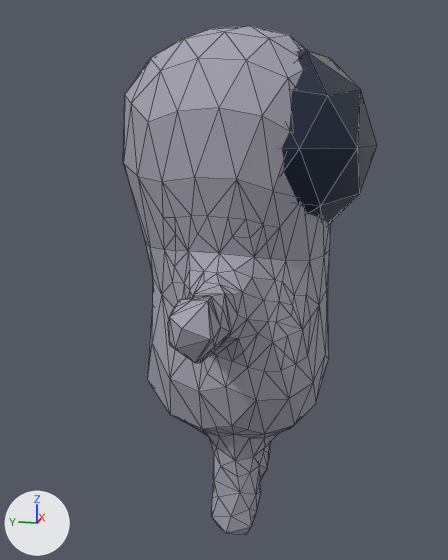
One commit to the glTF model Spaceman/Spaceman.gltf: the scene before it, then after it.
The view is the same before and after, from a 50 mm lens placed at (-5.56, -0.98, 1.06), pointed at (0.02, 0.14, -0.33). Every picture has the same lights, and +X, +Y and +Z are marked at lower left. Mesh edges are drawn as thin lines. Vertices at the same position are counted once.
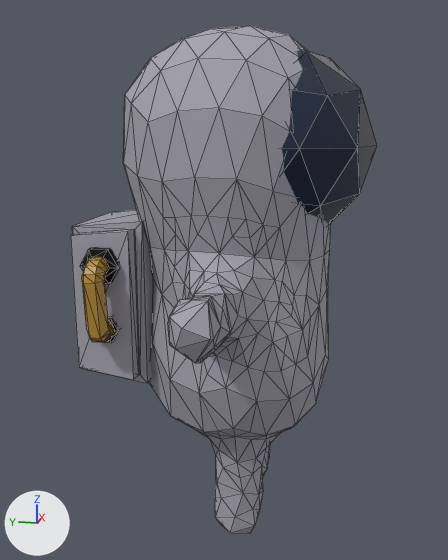
Changed parts and their boxes [x1, y1, x2, y2] in the pictures (448 x 560 px; the box of a moved part takes in the faces that stretch with it):
'Icosphere', reshaped (20% wider): before [123, 26, 377, 534]; after [71, 26, 377, 533]
part 1 of me_icosphere, added: after [80, 247, 121, 343]
part 2 of me_icosphere, added: after [71, 210, 153, 383]
part 3 of me_icosphere, moved or reshaped: before [148, 342, 294, 534]; after [148, 342, 295, 533]

The edits, one by one:
Material 'Hose' (mat_hose) is new.
Its base color is (0.487, 0.279, 0.0369) (orange #b99036).
Material 'Metal' (mat_metal) is new.
Its base color is (0.0311, 0.0311, 0.0311) (black #313131).
Its metallic is 1.0.
Its roughness is 0.906.
me_icosphere is used by ob_icosphere; location (0.0, -0.057, -1.623).
me_icosphere had 509 vertices, 1010 faces and spanned x -1.89..1.89, y -1.14..1.08, z -1.1..3.51.
me_icosphere now has 625 vertices, 1234 faces and spans x -1.89..1.89, y -1.14..1.46, z -1.1..3.51.
me_icosphere part 1: a new loose piece of 84 vertices spanning x -0.92..-0.35, y 0.96..1.31, z 0.84..1.68.
me_icosphere part 2: a new loose piece of 32 vertices spanning x -0.63..0.61, y 0.8..1.46, z 0.42..1.91, in mat_material_002 (grey #a4a3af).
Part 3, on me_icosphere:
5 vertices in x -0.54..-0.29, y -0.16..0.22, z -0.9..-0.36 move by (0.02, -0.02, -0.02).
5 vertices in x -0.55..-0.23, y -0.4..0.58, z -0.35..0.14 move by (0.0, -0.01, -0.01).
5 vertices in x -0.83..-0.52, y -0.3..0.15, z -0.15..0.23 move by (0.0, -0.02, -0.02).
4 vertices in x -0.56..-0.39, y -0.15..0.21, z -1.05..-0.75 move by (0.03, -0.03, -0.02).
4 vertices in x -0.25..-0.07, y -0.38..0.11, z -0.24..-0.11 move by (0.01, 0.0, 0.0).
3 vertices in x -0.39..-0.21, y -0.23..-0.06, z -0.52..-0.36 move by (0.02, -0.02, -0.01).
42 vertices move from x -0.89..0.0, y -0.41..0.56, z -1.09..0.54 to x -0.89..0.01, y -0.42..0.56, z -1.1..0.53.
me_icosphere now uses material mat_hose (orange #b99036).
me_icosphere now uses material mat_metal (black #313131).
